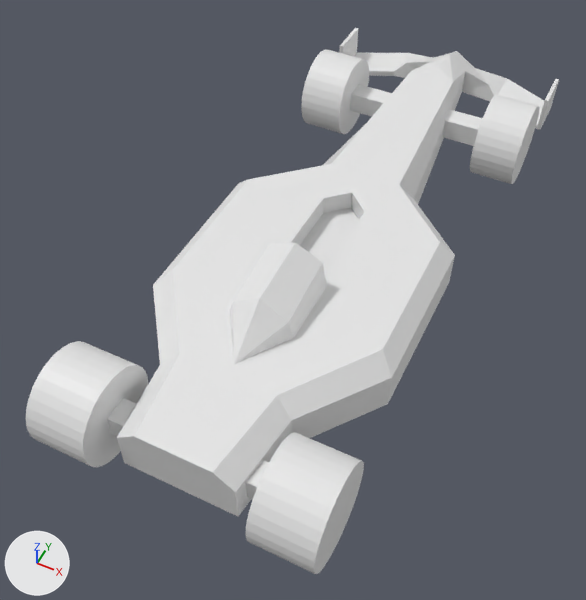
A saved change to the glTF model assets/core/models/car.glb.
The view is the same before and after, from a camera (50 mm lens) standing at (1.65, -3.6, 4.26) and looking at (-0.15, 0.0, -0.23). Arrows for +X, +Y and +Z are at lower left; the lights stay in place. The older version comes first. Where no turn or scale is listed for an object, it has been applied to the vertices. Vertices at exactly the same position are counted once.

Objects in the first picture: 'Car', 'Rear_Axle', 'Wheel_FL', 'Wheel_FR'.
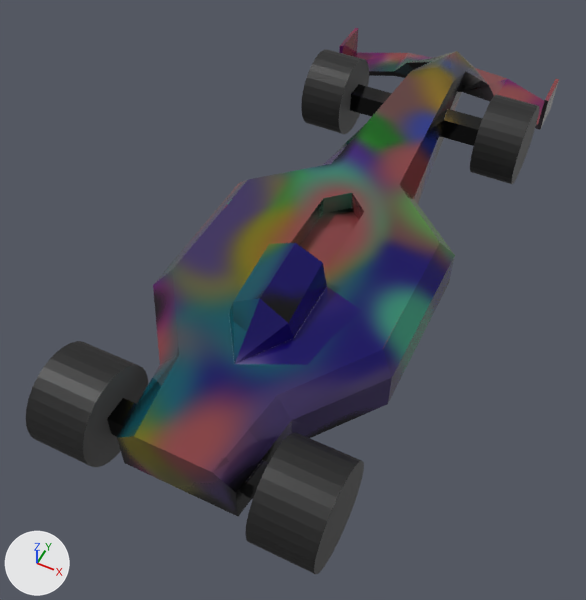
What differs and where, as boxes (x1, y1, x2, y2) in the pictures (586 x 600 px):
'Car', recoloured, surface changed (darker): (107, 28, 559, 516) in both
'Rear_Axle', recoloured (white to black): (26, 341, 364, 574) in both
'Wheel_FR', recoloured (white to black): (470, 95, 539, 184) in both
'Wheel_FL', recoloured (white to black): (301, 49, 369, 134) in both

Edits to the bpy script that builds the scene:
```text
Add img_wheels:
    img_wheels = load_image('wheels', '_unpacked/wheels', 1024, 1024, 'sRGB')
Add img_chassi_texture:
    img_chassi_texture = load_image('chassi_texture', '_unpacked/chassi_texture', 1024, 1024, 'sRGB')
Add mat_material_001:
    mat_material_001 = principled_material('Material.001')
    mat_material_001.texture = img_wheels
Add mat_material:
    mat_material = principled_material('Material')
    mat_material.texture = img_chassi_texture
    mat_material.metallic = 0.381
    mat_material.roughness = 0.127
Change me_car:
    where me_car.from_pydata(...)  # 137 vertices, 252 faces; spans x -0.97..0.97, y -1.78..3.21, z -0.05..0.64
    used by ob_car; location = (0.0, 0.0, 0.0)
    me_car part 1: texture (UV) coordinates of 252 of 252 faces, centred in x -0.97..0.97, y -1.78..3.21, z -0.05..0.57, changed; they spanned u 0.0..0.88, v 0.0..1.0 and now span u 0.0..0.92, v 0.0..1.0
    add me_car.materials.append(mat_material)  # picture img_chassi_texture
Change me_wheel_fl:
    where me_wheel_fl.from_pydata(...)  # 64 vertices, 124 faces; spans x -0.178..0.178, y -0.33..0.33, z -0.33..0.33
    add me_wheel_fl.materials.append(mat_material_001)  # picture img_wheels
Change me_wheel_fr:
    where me_wheel_fr.from_pydata(...)  # 64 vertices, 124 faces; spans x 1.356..1.712, y -0.33..0.33, z -0.33..0.33
    add me_wheel_fr.materials.append(mat_material_001)  # picture img_wheels
Change me_rear_axle:
    where me_rear_axle.from_pydata(...)  # 128 vertices, 248 faces; spans x -0.94..0.94, y -0.33..0.33, z -0.33..0.33
    add me_rear_axle.materials.append(mat_material_001)  # picture img_wheels
```
